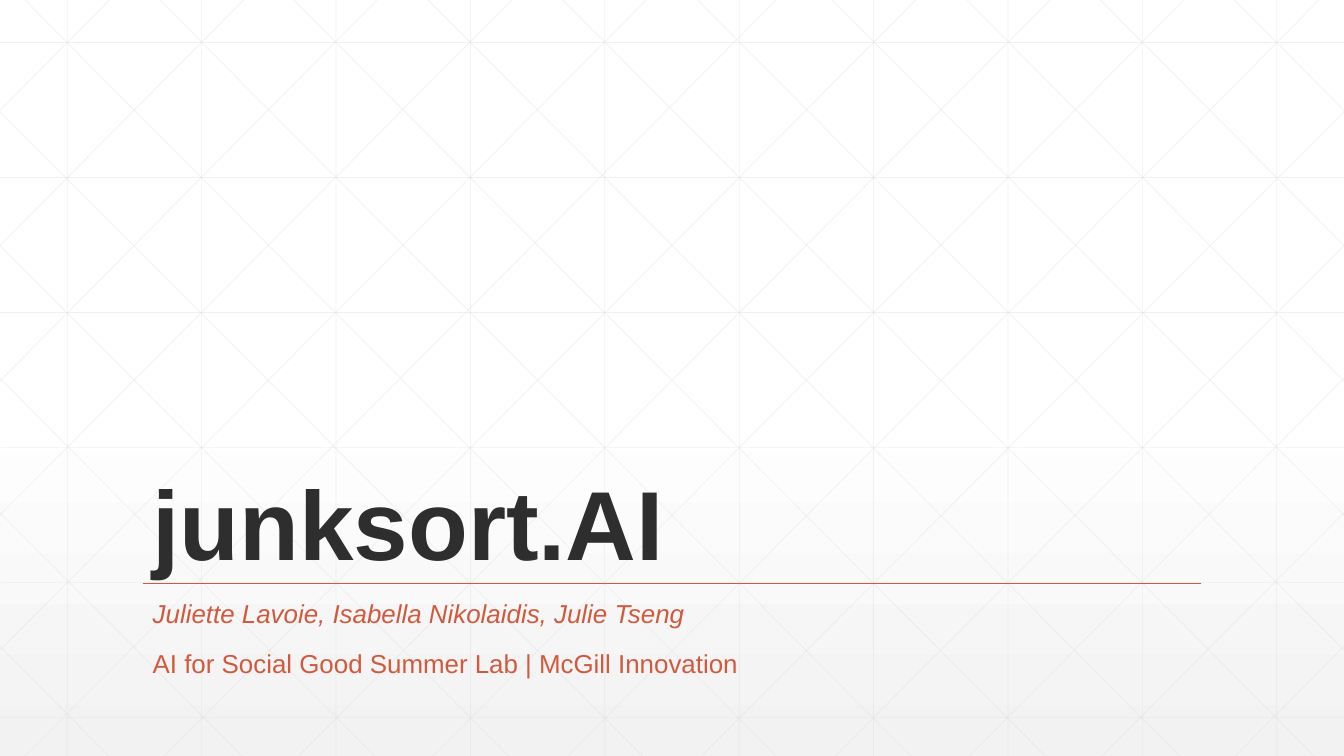
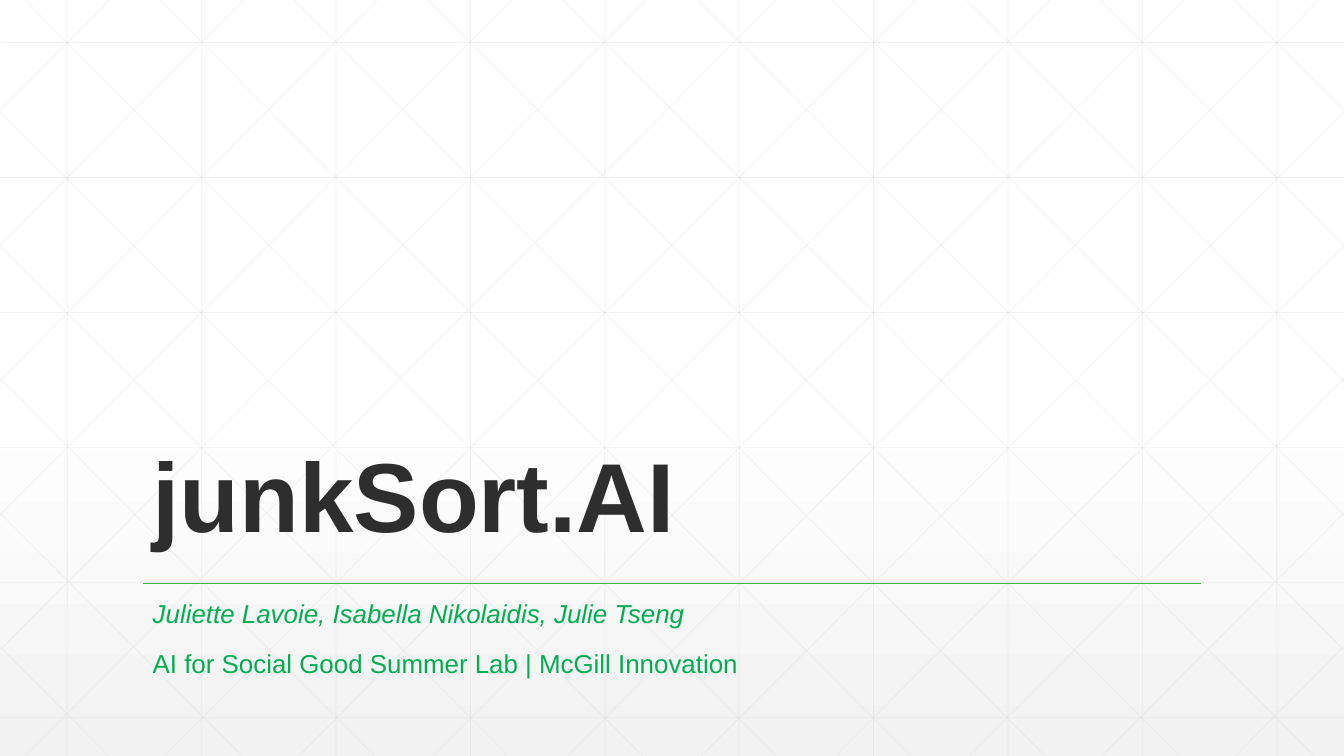
Before and after one commit to j-tseng/junkSort.AI, a slide deck: slide 1 of junksort-presentation.pptx. Drawn at 1344x756 pixels with LibreOffice and Linux fonts; fonts in the diff are those of the drawing. Boxes give left, top, right and bottom in pixels: in the first picture for what was removed or moved away, otherwise in the second. Text is boxed around its words. In the diff, an @@ line names an element or a change of style, - is before the commit and + after.

```diff
--- a/junksort-presentation.pptx
+++ b/junksort-presentation.pptx
@@ title at <box>153,461,675,550</box>: text changed @@
-junksort.AI
+junkSort.AI
@@ subtitle "Juliette Lavoie, Isabella Nikolaidis, Julie ..." at <box>153,604,737,674</box>: text colour #D15A3E to #00B050 @@
@@ line (143, 584) - (1202, 584): stroke #D15A3E 1 pt to #48B53F 1 pt @@
```
Also in this commit, not shown: 1 other slide changed, 3 slides added, 7 slides removed.
